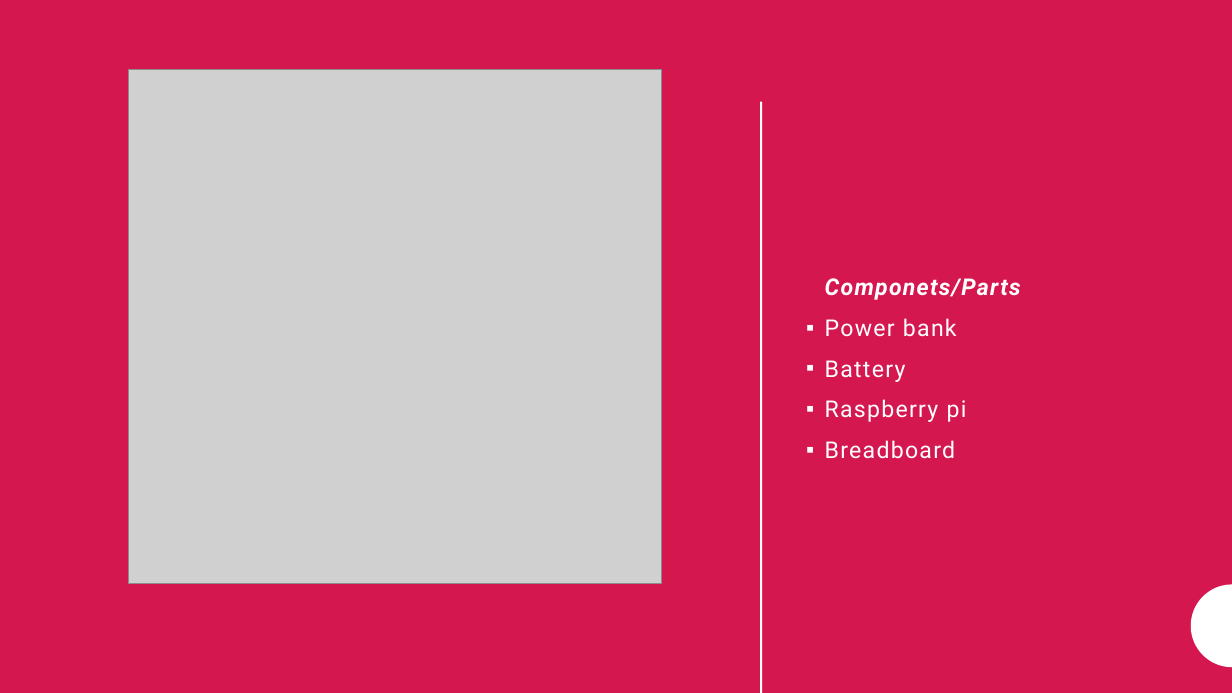
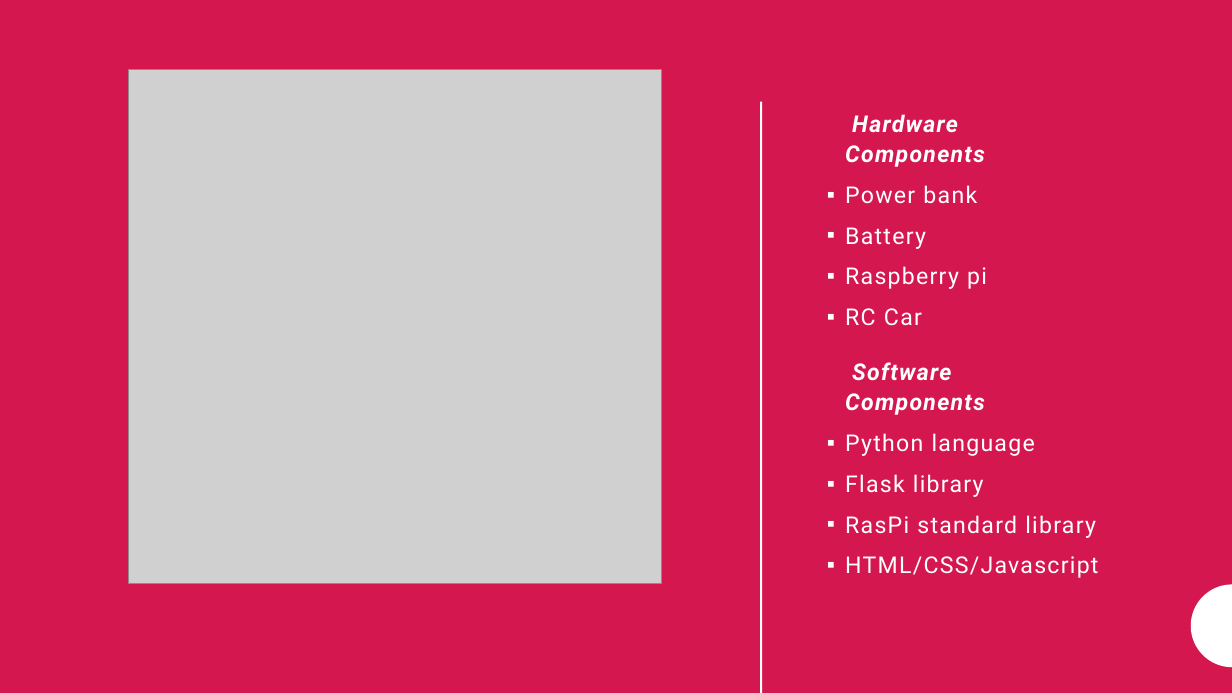
Before and after one commit to Hypnootis/resla, a slide deck: slide 3 of RC Car Presentation.odp. Drawn at 1232x693 pixels with LibreOffice and Linux fonts; fonts in the diff are those of the drawing; grey boxes stand for pictures. Boxes give left, top, right and bottom in pixels: in the first picture for what was removed or moved away, otherwise in the second. Text is boxed around its words. In the diff, an @@ line names an element or a change of style, - is before the commit and + after.

```diff
--- a/RC Car Presentation.odp
+++ b/RC Car Presentation.odp
@@ text added at box(845, 114, 987, 326), 18 pt, text #FFFFFF @@
+Hardware
+Components
+▪ Power bank
+▪ Battery
+▪ Raspberry pi
+▪ RC Car
@@ text at box(845, 362, 1098, 578): text changed @@
-Componets/Parts
-▪ Power bank
-▪ Battery
-▪ Raspberry pi
-▪ Breadboard
+Software
+Components
+▪ Python language
+▪ Flask library
+▪ RasPi standard library
+▪ HTML/CSS/Javascript
```
Also in this commit, not shown: 3 other slides changed, 2 slides added, 3 slides removed.
